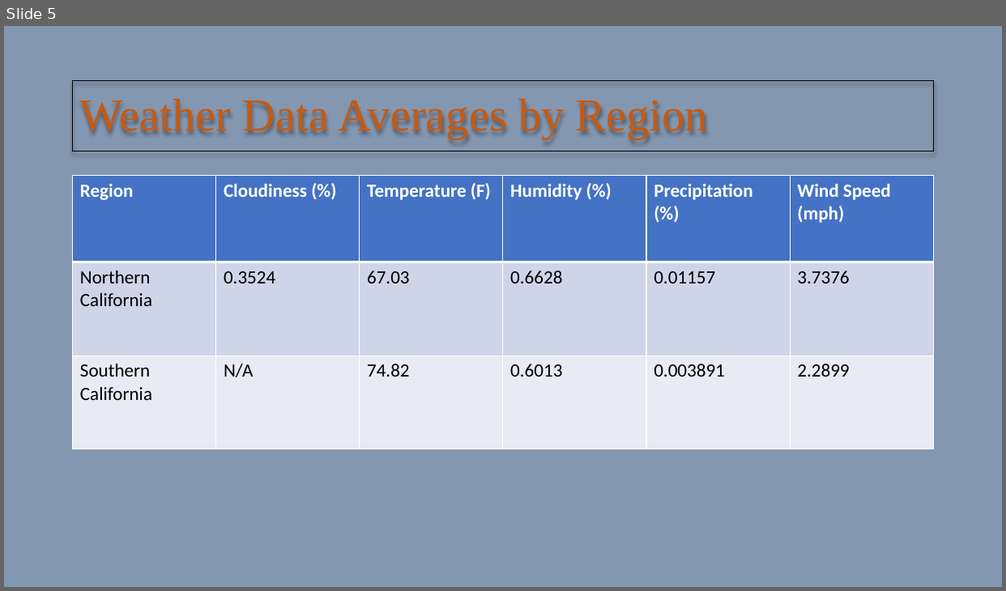
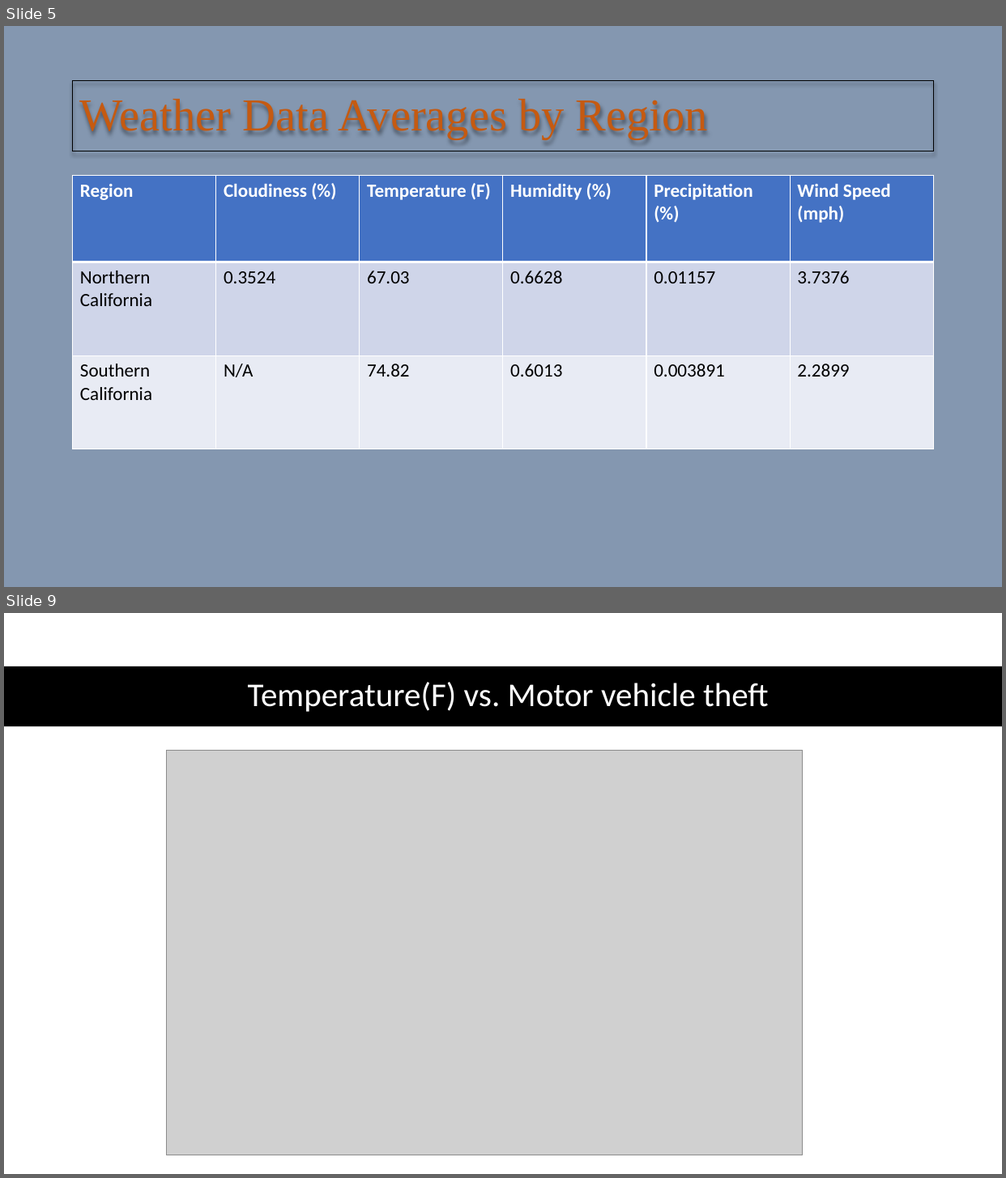
Before and after one commit to axyperrary/Project-1, a slide deck: Presentation1.pptx. Shown one above the other, each under a label of ours: slide 5 before the commit, slides 5 and 9 after it; the slides between them are not shown. The pictures are 1006x591 and 1006x1178 pixels, drawn with LibreOffice and Linux fonts; fonts in the diff are those of the drawing; grey boxes stand for pictures. Boxes give left, top, right and bottom in pixels: in the first picture for what was removed or moved away, otherwise in the second. Text is boxed around its words. In the diff, an @@ line names an element or a change of style, - is before the commit and + after.

```diff
--- a/Presentation1.pptx
+++ b/Presentation1.pptx
@@ slide 9 added at <box>4,613,1002,1174</box>, background #FFFFFF @@
@@ rectangle added at <box>4,666,1002,726</box>, fill #000000 @@
@@ title added at <box>248,682,769,712</box>, 32 pt, text #FFFFFF @@
+Temperature(F) vs. Motor vehicle theft
@@ picture added at <box>167,750,803,1155</box> @@
```
Also in this commit, not shown: 1 slide changed, 7 other slides added.
